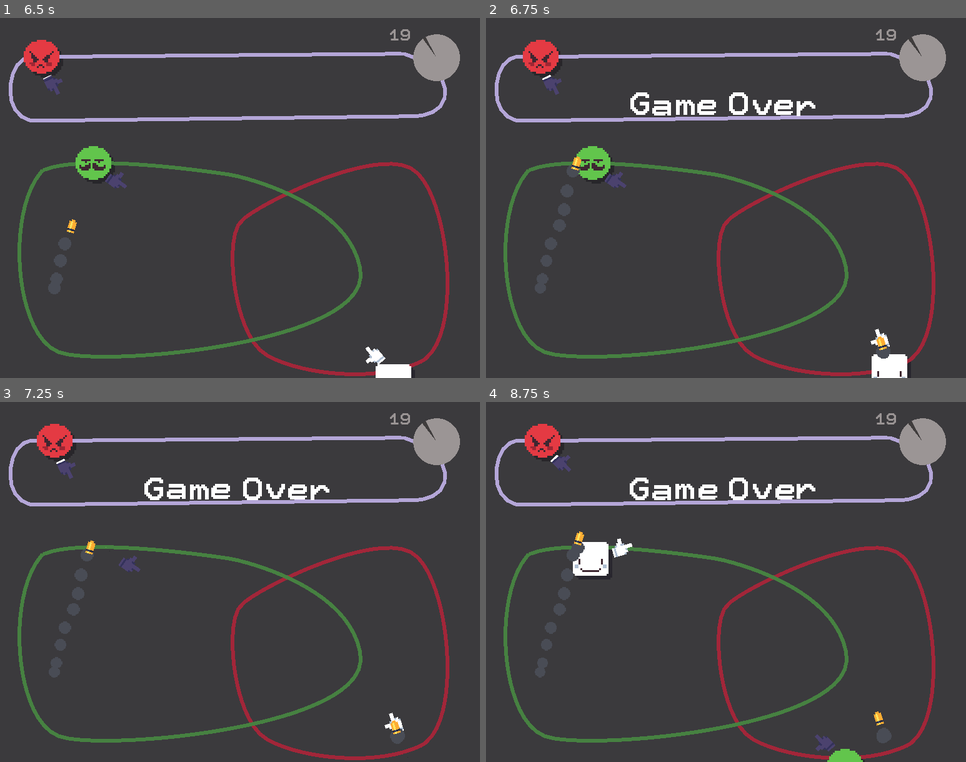
Above: before the commit, frames 1-4 (two rows, left to right).
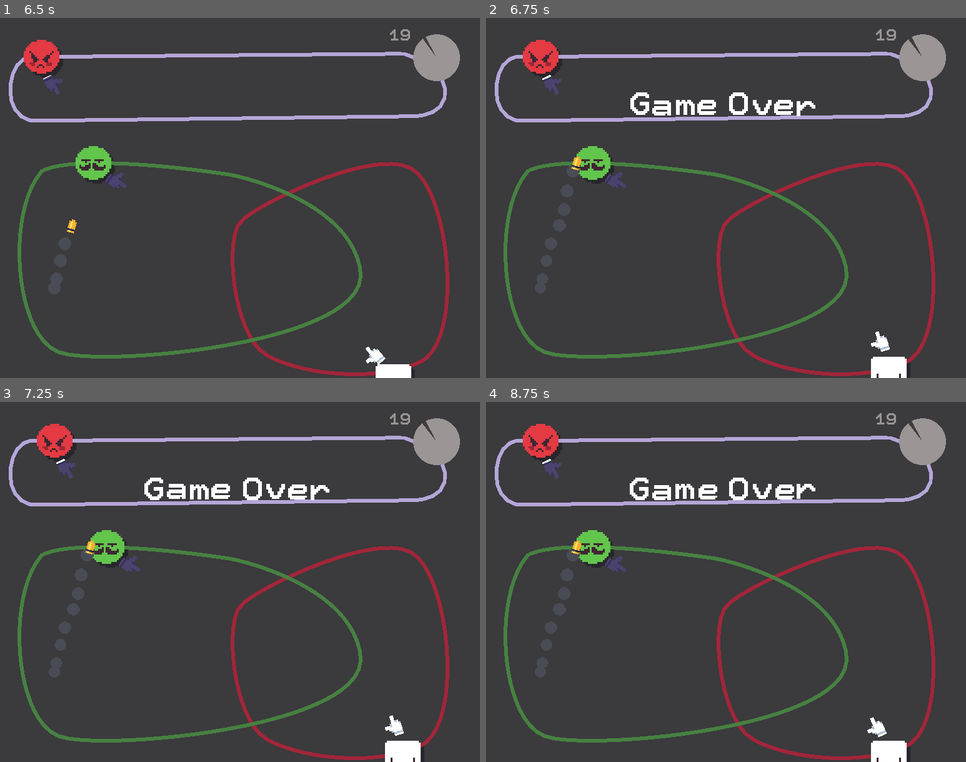
Above: after the commit, the same moments.

Repository: SaviHex/gmtk2020
Game: Godot game, scene res://core/Main/Main.tscn
The game is run twice, just before and just after one commit, with the same random seed, the same clock (stepped at 60 frames per second) and the same inputs.
Inputs (mouse positions are in pixels of both pictures, inside the frame that each line leads up to):
- Up to frame 1 (6.5 s): tap Enter at 0.5 s; move the mouse to (345, 180) at 0.52 s; hold D (right) 0.53-1.28 s; click (345, 180) at 0.6 s; tap Space at 0.77, 1.52, 3.02, 3.77, 4.52, 6.02 s; move the mouse to (144, 216) at 1.27 s; hold S (down) 1.28-2.03 s; click (144, 216) at 1.35 s; move the mouse to (288, 118) at 2.02 s; hold D (right) 2.03-2.78 s; click (288, 118) at 2.1 s; move the mouse to (216, 270) at 2.77 s; hold W (up) 2.78-3.53 s; click (216, 270) at 2.85 s; move the mouse to (384, 252) at 3.52 s; hold A (left) 3.53-5.03 s; click (384, 252) at 3.6 s; move the mouse to (96, 144) at 4.27 s; click (96, 144) at 4.35 s; move the mouse to (264, 198) at 5.02 s; hold S (down) 5.03-5.78 s; click (264, 198) at 5.1 s; move the mouse to (168, 108) at 5.77 s; hold D (right) from 5.78 s (still down); click (168, 108) at 5.85 s
- Up to frame 2 (6.75 s): move the mouse to (831, 180) at 6.52 s; release D (right) at 6.53 s; hold W (up) from 6.53 s (still down); click (831, 180) at 6.6 s
- Up to frame 3 (7.25 s): keep holding W (up); tap Space at 6.77 s
- Up to frame 4 (8.75 s): move the mouse to (630, 600) at 7.27 s; release W (up) at 7.28 s; hold D (right) 7.28-8.03 s; click (630, 600) at 7.35 s; tap Space at 7.52 s; move the mouse to (774, 502) at 8.02 s; hold S (down) from 8.03 s (still down); click (774, 502) at 8.1 s

Frame 1 is identical in both runs. In frame 2, 0.2% of the frame differs, in the area x 80-88%, y 86-100%; in frame 3, 1.0%; in frame 4, 2.3%, in the area x 7-90%, y 6-100%.

Commit message:
another sfx

Diff:
--- a/src/core/Main/Main.gd
+++ b/src/core/Main/Main.gd
@@ -103,6 +103,7 @@
 
 func game_over():
 	get_node("Sounds/GameOver").play()
+	get_node("Characters/Player").pause()
 	get_tree().paused = true
 	$AnimationPlayer.play("GameOver")
 	yield(get_tree().create_timer(3), "timeout")
--- a/src/core/bullet/Bullet.gd
+++ b/src/core/bullet/Bullet.gd
@@ -16,6 +16,7 @@
 		hit()
 
 func hit():
+	$Hit.play()
 	$CollisionShape2D.disabled = true
 	$Sprite.visible = false
 	$Particles2D.emitting = false
--- a/src/core/bullet/Bullet.tscn
+++ b/src/core/bullet/Bullet.tscn
@@ -1,23 +1,24 @@
-[gd_scene load_steps=10 format=2]
+[gd_scene load_steps=12 format=2]
 
 [ext_resource path="res://core/bullet/Bullet.gd" type="Script" id=1]
 [ext_resource path="res://core/bullet/bullet.png" type="Texture" id=2]
 [ext_resource path="res://core/bullet/circle.png" type="Texture" id=3]
+[ext_resource path="res://sounds/Hit 5.wav" type="AudioStream" id=4]
+
+[sub_resource type="Curve" id=1]
+_data = [ Vector2( 0, 1 ), 0.0, 0.0, 0, 0, Vector2( 1, 0 ), 0.430909, 0.0, 0, 0 ]
+
+[sub_resource type="CurveTexture" id=2]
+curve = SubResource( 1 )
 
 [sub_resource type="Curve" id=3]
-_data = [ Vector2( 0, 1 ), 0.0, 0.0, 0, 0, Vector2( 1, 0 ), 0.430909, 0.0, 0, 0 ]
+_data = [ Vector2( 0, 1 ), 0.0, 0.0, 0, 0, Vector2( 1, 1 ), 0.0, 0.0, 1, 0 ]
 
 [sub_resource type="CurveTexture" id=4]
 curve = SubResource( 3 )
 
-[sub_resource type="Curve" id=7]
-_data = [ Vector2( 0, 1 ), 0.0, 0.0, 0, 0, Vector2( 1, 1 ), 0.0, 0.0, 1, 0 ]
-
-[sub_resource type="CurveTexture" id=8]
-curve = SubResource( 7 )
-
 [sub_resource type="ParticlesMaterial" id=5]
-trail_size_modifier = SubResource( 8 )
+trail_size_modifier = SubResource( 4 )
 emission_shape = 1
 emission_sphere_radius = 100.0
 flag_disable_z = true
@@ -27,11 +28,14 @@
 orbit_velocity = 0.0
 orbit_velocity_random = 0.0
 scale = 0.5
-scale_curve = SubResource( 4 )
+scale_curve = SubResource( 2 )
 color = Color( 0.290196, 0.301961, 0.337255, 1 )
 
 [sub_resource type="CircleShape2D" id=6]
 radius = 2.9179
+
+[sub_resource type="AudioStreamRandomPitch" id=7]
+audio_stream = ExtResource( 4 )
 
 [node name="Bullet" type="KinematicBody2D" groups=[
 "bullet",
@@ -56,3 +60,6 @@
 
 [node name="CollisionShape2D" type="CollisionShape2D" parent="."]
 shape = SubResource( 6 )
+
+[node name="Hit" type="AudioStreamPlayer" parent="."]
+stream = SubResource( 7 )
Not shown, added: src/sounds/Hit 5.wav.import
Not shown, added: src/sounds/Hit 5.wav
